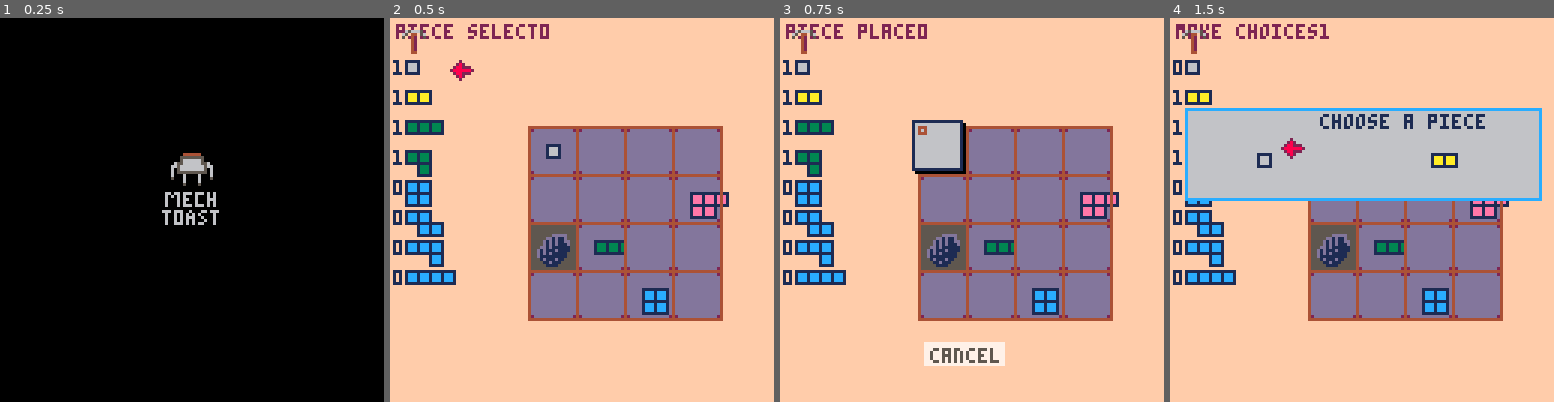
Above: before the commit, frames 1-4 (left to right).
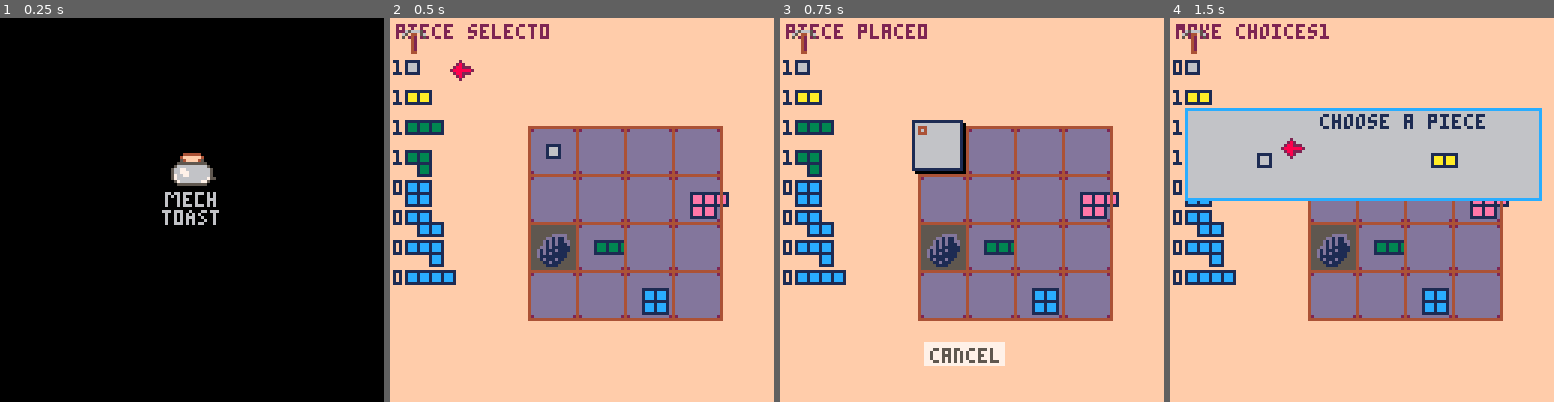
Above: after the commit, the same moments.

Repository: m-r-hunt/Pico-8-Carts
Game: PICO-8 cartridge bprk.p8
The game is run twice, just before and just after one commit, with the same random seed, the same clock (stepped at 60 frames per second) and the same inputs.
Inputs:
- Up to frame 1 (0.25 s): no input
- Up to frame 2 (0.5 s): tap O (Z key) at 0.33 s
- Up to frame 3 (0.75 s): tap O (Z key) at 0.7 s
- Up to frame 4 (1.5 s): tap X (X key) at 1.07 s; tap O (Z key) at 1.43 s

The runs differ from the first frame. In frame 1, 0.6% of the frame differs, in the area x 44-57%, y 35-44%; in frame 2, nothing differs; in frame 3, nothing differs; in frame 4, nothing differs.

Commit message:
Improve intro logo

Diff:
--- a/bprk.p8
+++ b/bprk.p8
@@ -4,12 +4,13 @@
 ibase=192
 isfx=0
 function intro()
+	pal(14,0)
 	local i=0
 	sfx(isfx)
 	while(btn()==0)do
 		cls()
 		spr(ibase+0,52,40,2,2)
-		spr(ibase+18,68,48)
+		spr(ibase+18,68,48,1,1,false,i>10)
 		spr(ibase+32,54,57,3,2)
 		if(i>10)spr(ibase+2,60,40)
 		flip()
@@ -17,6 +18,7 @@
 		if(i>90)break
 	end
 	flip()
+	pal()
 end
 intro()
 
@@ -682,21 +684,21 @@
 00000000000000000000000000000000000000000000000000000000000000000000000000000000000000000000000000000000000000000000000000000000
 00000000000000000000000000000000000000000000000000000000000000000000000000000000000000000000000000000000000000000000000000000000
 00000000000000000444444000000000000000000000000000000000000000000000000000000000000000000000000000000000000000000000000000000000
+00000000000000004ffffff400000000000000000000000000000000000000000000000000000000000000000000000000000000000000000000000000000000
 00000000000000004f4ff4f400000000000000000000000000000000000000000000000000000000000000000000000000000000000000000000000000000000
 00000000000000004ffffff400000000000000000000000000000000000000000000000000000000000000000000000000000000000000000000000000000000
 00000000000000004f4ff4f400000000000000000000000000000000000000000000000000000000000000000000000000000000000000000000000000000000
-000000000000000004f44f4000000000000000000000000000000000000000000000000000000000000000000000000000000000000000000000000000000000
-000000000444444004ffff4000000000000000000000000000000000000000000000000000000000000000000000000000000000000000000000000000000000
-00000000555555555555555500000000000000000000000000000000000000000000000000000000000000000000000000000000000000000000000000000000
-00000000566666655666666500000000000000000000000000000000000000000000000000000000000000000000000000000000000000000000000000000000
-00000065566666655600000000000000000000000000000000000000000000000000000000000000000000000000000000000000000000000000000000000000
-00000665666666665660000000000000000000000000000000000000000000000000000000000000000000000000000000000000000000000000000000000000
-00000605666666665060000000000000000000000000000000000000000000000000000000000000000000000000000000000000000000000000000000000000
-00000605555555555060000000000000000000000000000000000000000000000000000000000000000000000000000000000000000000000000000000000000
-00000600060000600060000000000000000000000000000000000000000000000000000000000000000000000000000000000000000000000000000000000000
-00000500060000600050000000000000000000000000000000000000000000000000000000000000000000000000000000000000000000000000000000000000
-00000000060000600000000000000000000000000000000000000000000000000000000000000000000000000000000000000000000000000000000000000000
-00000000050000500000000000000000000000000000000000000000000000000000000000000000000000000000000000000000000000000000000000000000
+00000000044444404ff44ff400000000000000000000000000000000000000000000000000000000000000000000000000000000000000000000000000000000
+000000004ffffff4e4ffff4e00000000000000000000000000000000000000000000000000000000000000000000000000000000000000000000000000000000
+0000000054ffff4554ffff4500000000000000000000000000000000000000000000000000000000000000000000000000000000000000000000000000000000
+00000005555555555000000000000000000000000000000000000000000000000000000000000000000000000000000000000000000000000000000000000000
+00000056666666666500000000000000000000000000000000000000000000000000000000000000000000000000000000000000000000000000000000000000
+00000566776666666650000000000000000000000000000000000000000000000000000000000000000000000000000000000000000000000000000000000000
+00000566777666666650000000000000000000000000000000000000000000000000000000000000000000000000000000000000000000000000000000000000
+00000576677666666650000000000000000000000000000000000000000000000000000000000000000000000000000000000000000000000000000000000000
+00000576666666666755000000000000000000000000000000000000000000000000000000000000000000000000000000000000000000000000000000000000
+00000057666666677500000000000000000000000000000000000000000000000000000000000000000000000000000000000000000000000000000000000000
+00000005555555555000000000000000000000000000000000000000000000000000000000000000000000000000000000000000000000000000000000000000
 00000000000000000000000000000000000000000000000000000000000000000000000000000000000000000000000000000000000000000000000000000000
 06606606660666060600000000000000000000000000000000000000000000000000000000000000000000000000000000000000000000000000000000000000
 06060606000600060600000000000000000000000000000000000000000000000000000000000000000000000000000000000000000000000000000000000000
